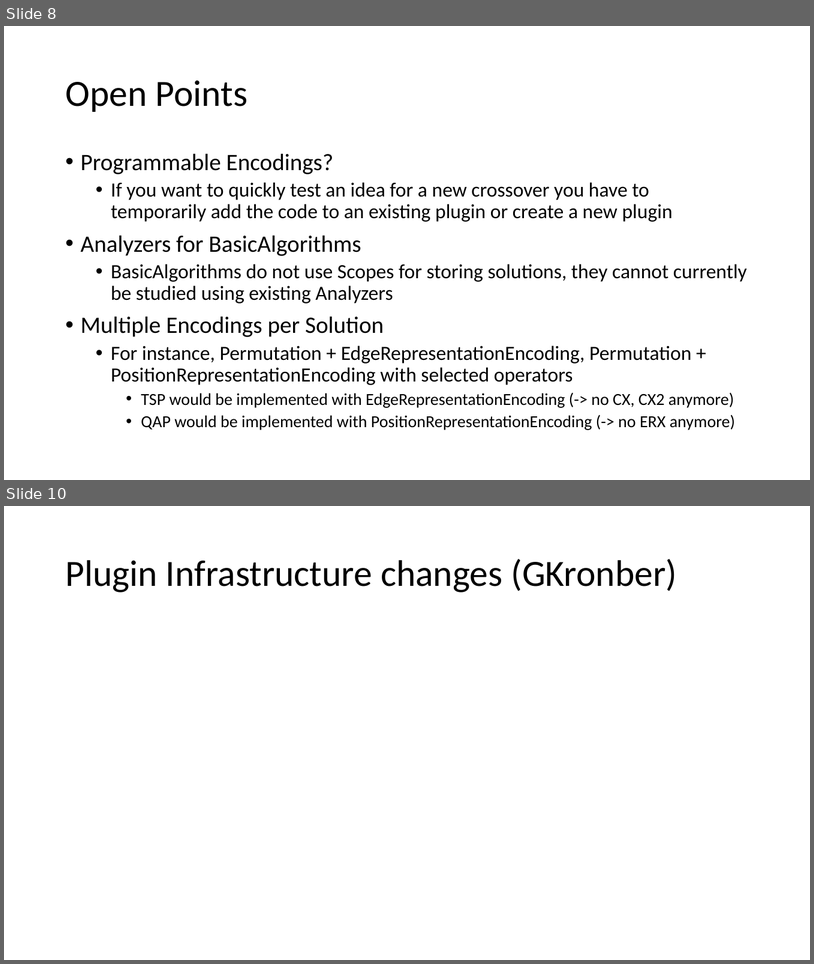
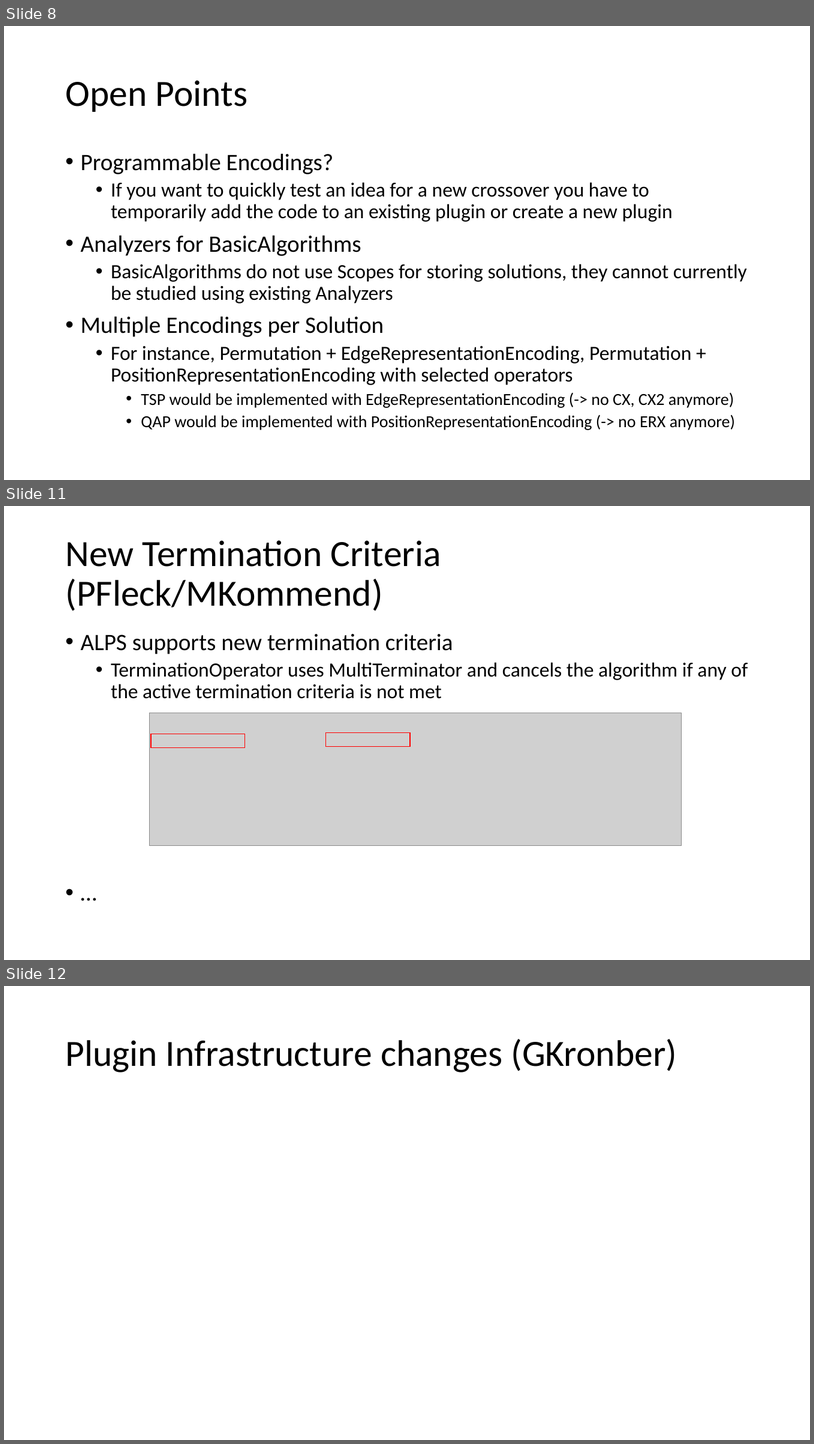
Before and after one commit to heal-research/HeuristicLab, a slide deck: documentation/HeuristicLab 4.0.pptx. Shown one above the other, each under a label of ours: slides 8 and 10 before the commit, slides 8, 11 and 12 after it; the slides between them are not shown. The pictures are 814x964 and 814x1444 pixels, drawn with LibreOffice and Linux fonts; fonts in the diff are those of the drawing; grey boxes stand for pictures. Boxes give left, top, right and bottom in pixels: in the first picture for what was removed or moved away, otherwise in the second. Text is boxed around its words. In the diff, an @@ line names an element or a change of style, - is before the commit and + after.

```diff
--- a/documentation/HeuristicLab 4.0.pptx
+++ b/documentation/HeuristicLab 4.0.pptx
@@ slide 11 added at <box>4,506,810,960</box>, background #FFFFFF @@
@@ title added at <box>65,540,441,611</box>, 44 pt, text #000000 @@
+New Termination Criteria (PFleck/MKommend)
@@ text added at <box>81,634,748,699</box>, 24 pt, text #000000 @@
+• ALPS supports new termination criteria
+  • TerminationOperator uses MultiTerminator and cancels the algorithm if any of the active termination criteria is not met
+• …
@@ picture added at <box>149,713,681,846</box> @@
@@ rectangle added at <box>151,733,245,747</box>, outline #FF0000 1 pt @@
@@ rectangle added at <box>326,733,411,747</box>, outline #FF0000 1 pt @@
@@ what was slide 10 is now slide 12 @@
```
Also in this commit, not shown: 1 slide changed, 1 other slide added.
